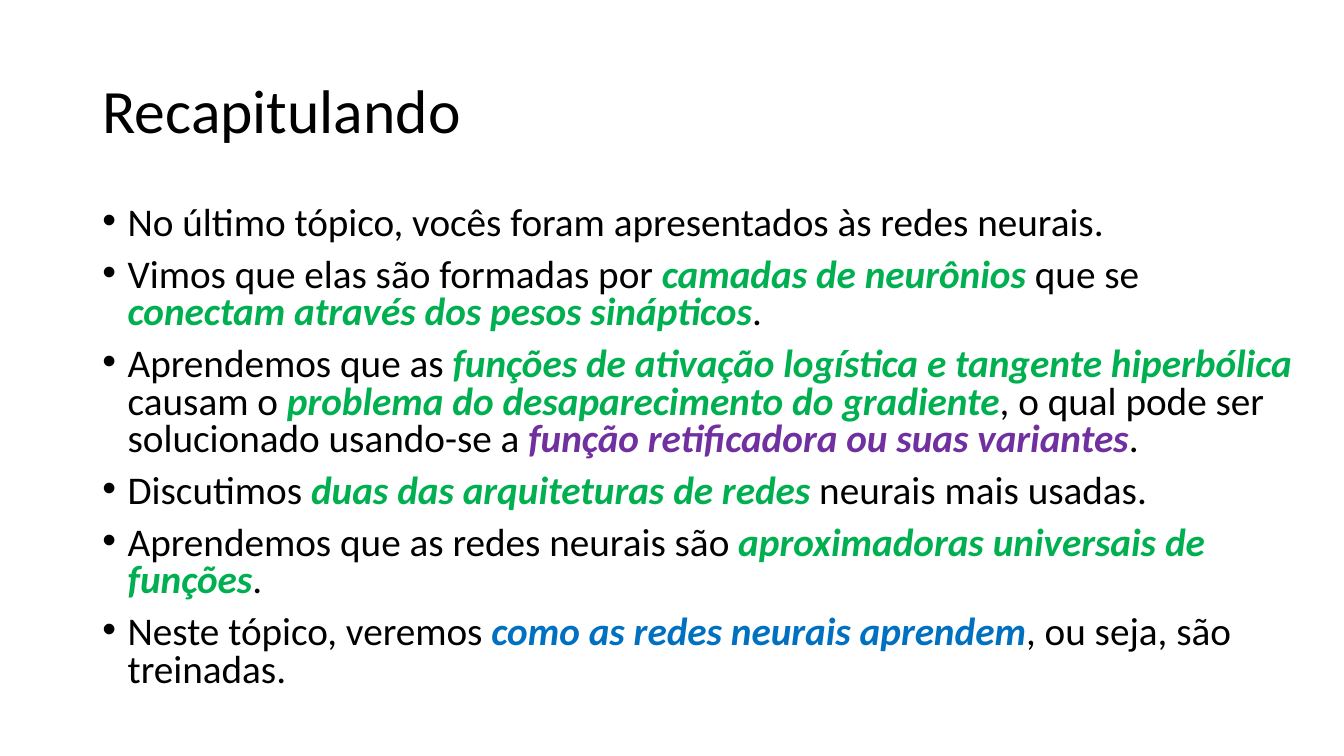
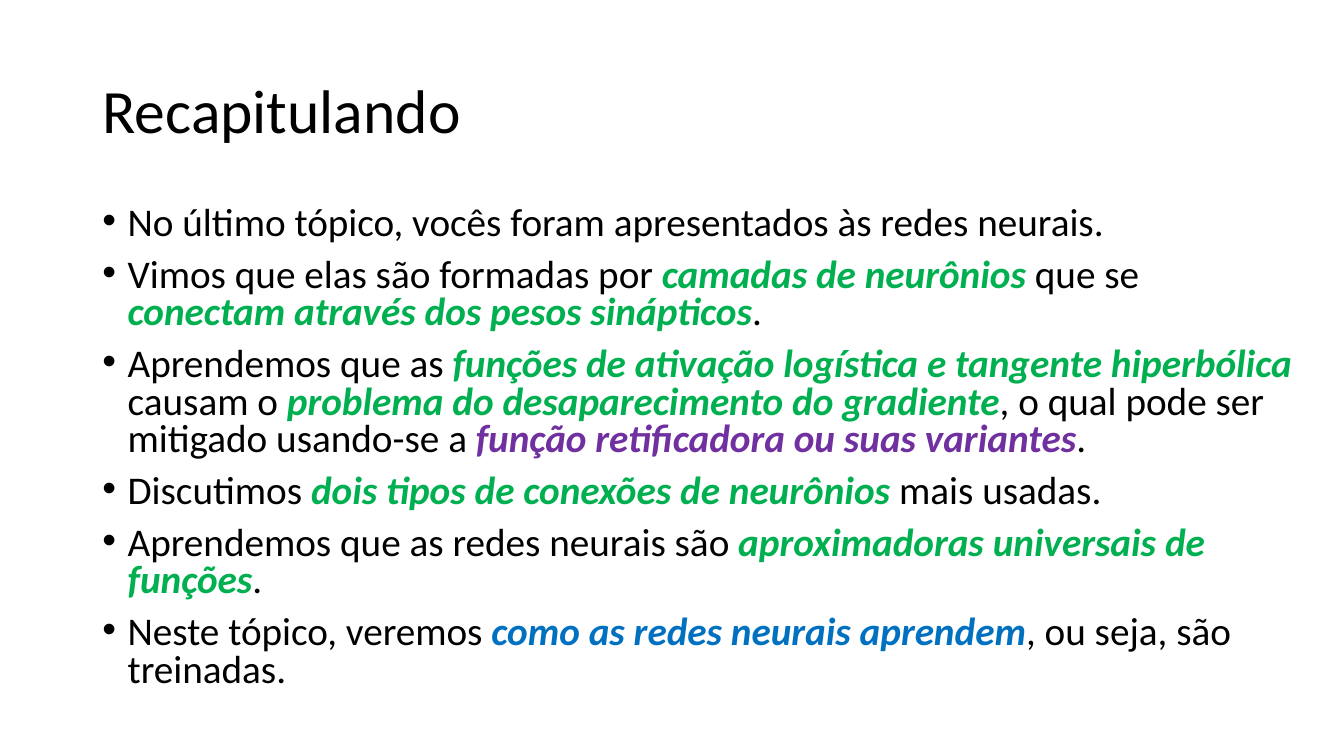
Before and after one commit to zz4fap/t320_aprendizado_de_maquina, a slide deck: slide 2 of slides/T320_Redes_Neurais_Artificiais (Parte III).pptx. Drawn at 1344x756 pixels with LibreOffice and Linux fonts; fonts in the diff are those of the drawing. Boxes give left, top, right and bottom in pixels: in the first picture for what was removed or moved away, otherwise in the second. Text is boxed around its words. In the diff, an @@ line names an element or a change of style, - is before the commit and + after.

```diff
--- a/slides/T320_Redes_Neurais_Artificiais (Parte III).pptx
+++ b/slides/T320_Redes_Neurais_Artificiais (Parte III).pptx
@@ text at (x1=128, y1=349, x2=1292, y2=510): text changed @@
-• Aprendemos que as funções de ativação logística e tangente hiperbólica causam o problema do desaparecimento do gradiente, o qual pode ser solucionado usando-se a função retificadora ou suas variantes.
-• Discutimos duas das arquiteturas de redes neurais mais usadas.
+• Aprendemos que as funções de ativação logística e tangente hiperbólica causam o problema do desaparecimento do gradiente, o qual pode ser mitigado usando-se a função retificadora ou suas variantes.
+• Discutimos dois tipos de conexões de neurônios mais usadas.
```
Also in this commit, not shown: 4 other slides changed, 1 slide added, 1 other file.
